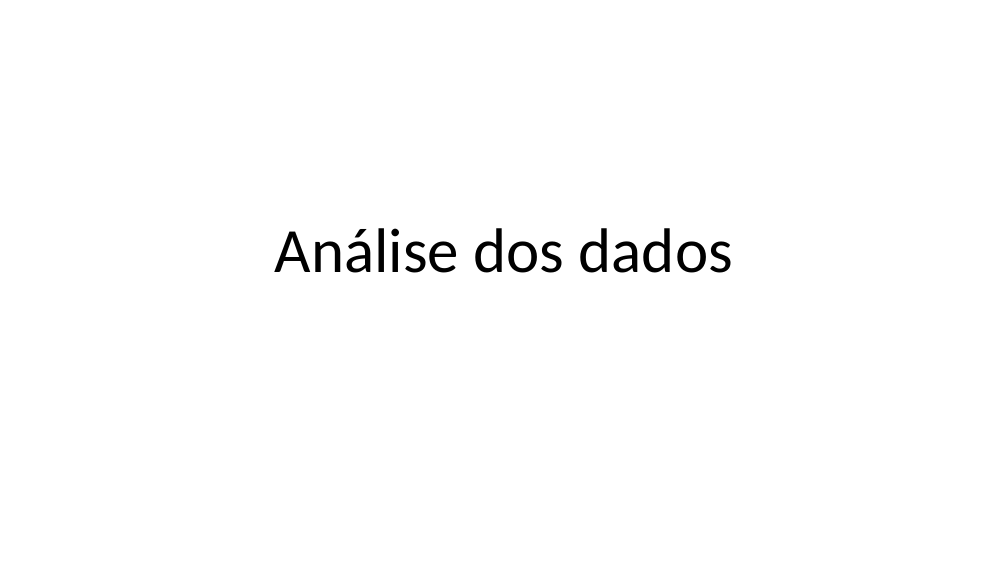
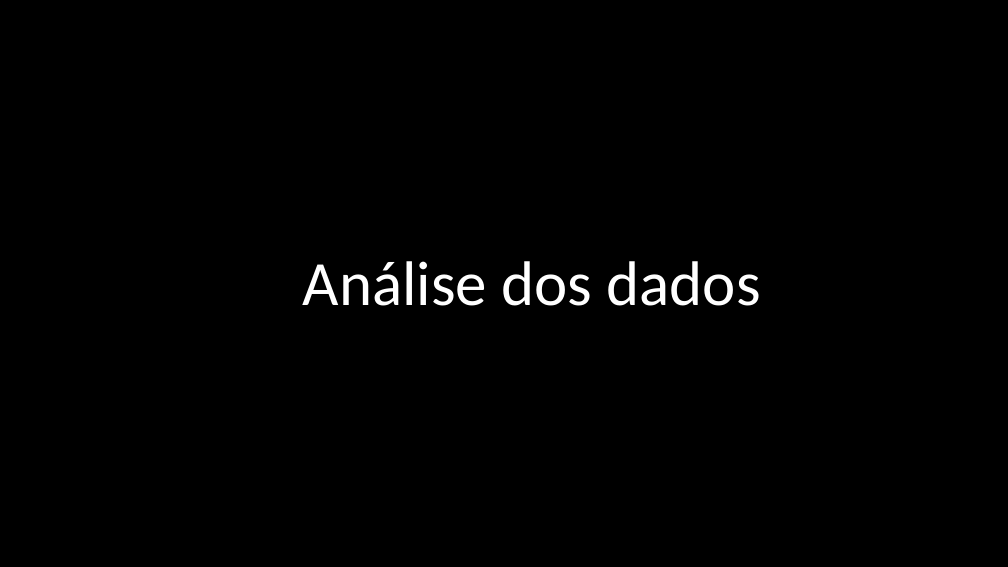
Before and after one commit to gg881/Calorimetro, a slide deck: slide 1 of Análises.pptx. Drawn at 1008x567 pixels with LibreOffice and Linux fonts; fonts in the diff are those of the drawing; background and template pictures are left out. Boxes give left, top, right and bottom in pixels: in the first picture for what was removed or moved away, otherwise in the second. Text is boxed around its words. In the diff, an @@ line names an element or a change of style, - is before the commit and + after.

```diff
--- a/Análises.pptx
+++ b/Análises.pptx
@@ background #FFFFFF to picture (left out) @@
@@ title "Análise dos dados" moved from (x1=275, y1=228, x2=733, y2=273) to (x1=303, y1=261, x2=761, y2=306) @@
@@ title "Análise dos dados" at (x1=303, y1=261, x2=761, y2=306): text colour #000000 to #FFFFFF @@
```
Also in this commit, not shown: 11 other slides changed, 10 slides added, 1 slide removed, 37 other files.
